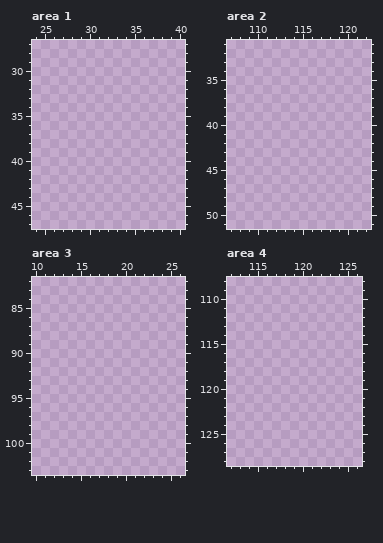
Edited in one commit: pixel-art file (Assets/WIP/Bottle.ase). The picture above is the old version.
150x150 pixels, 1 frame. Colours within 5 levels of each other are drawn and written as one. Shown: area 1: x 24..40, y 27..47; area 2: x 107..122, y 31..51; area 3: x 10..26, y 82..103; area 4: x 112..126, y 108..128. The commit also changed other parts of the picture, which this record leaves out.
Visible layers, top first: "outlineall", "Layer 1", "cork", "bottle" opacity 85%, "bottle behind" opacity 24%, "liquid - yellow" opacity 78%, "liquid - lime" opacity 78%, "liquid - violet" opacity 78%, "liquid - red" opacity 74%, "shine", "glass" opacity 84%.
Palette (. is transparent): 
Once edited:
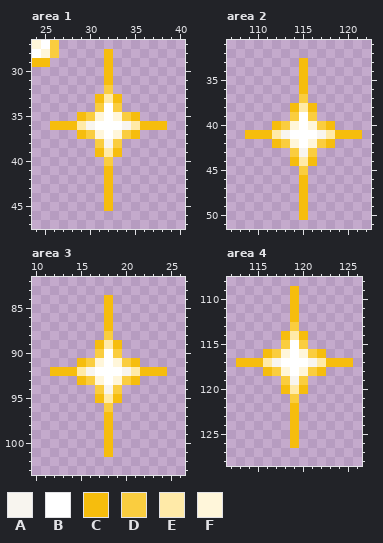
Colours new in this view: A #f8f5ef  B #ffffff  C #f6bd0d  D #facd3f  E #ffeaa8  F #fff6da
What changed:
layer "sparkles" added
layer "sparkles gold" added
Changed rows in their new state; - is an unchanged pixel.
Area 1, layer "sparkles gold":
first column x 24:
27 FBD------------
28 BFD-----C------
29 CC------C------
30 --------C------
31 --------C------
32 --------D------
33 -------CEC-----
34 -------DBD-----
35 -----CDFBFDC---
36 --CCCEABBBAECCC
37 -----CDFBFDC---
38 -------DAD-----
39 -------CEC-----
40 --------D------
41 --------C------
42 --------C------
43 --------C------
44 --------C------
45 --------C------
Area 2, layer "sparkles gold":
first column x 109:
33 ------C------
34 ------C------
35 ------C------
36 ------C------
37 ------D------
38 -----CEC-----
39 -----DBD-----
40 ---CDFBFDC---
41 CCCEABBBAECCC
42 ---CDFBFDC---
43 -----DAD-----
44 -----CEC-----
45 ------D------
46 ------C------
47 ------C------
48 ------C------
49 ------C------
50 ------C------
Area 3, layer "sparkles gold":
first column x 12:
 84 ------C------
 85 ------C------
 86 ------C------
 87 ------C------
 88 ------D------
 89 -----CEC-----
 90 -----DBD-----
 91 ---CDFBFDC---
 92 CCCEABBBAECCC
 93 ---CDFBFDC---
 94 -----DAD-----
 95 -----CEC-----
 96 ------D------
 97 ------C------
 98 ------C------
 99 ------C------
100 ------C------
101 ------C------
Area 4, layer "sparkles gold":
first column x 113:
109 ------C------
110 ------C------
111 ------C------
112 ------C------
113 ------D------
114 -----CEC-----
115 -----DBD-----
116 ---CDFBFDC---
117 CCCEABBBAECCC
118 ---CDFBFDC---
119 -----DAD-----
120 -----CEC-----
121 ------D------
122 ------C------
123 ------C------
124 ------C------
125 ------C------
126 ------C------
